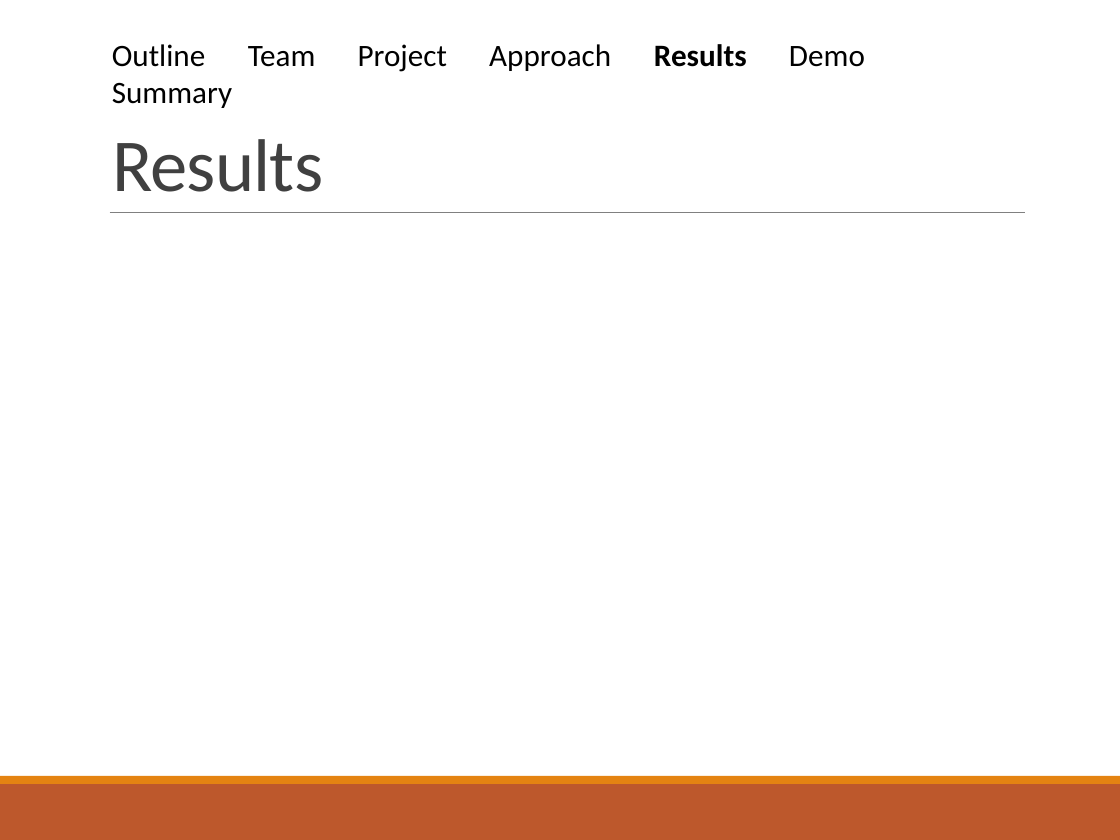
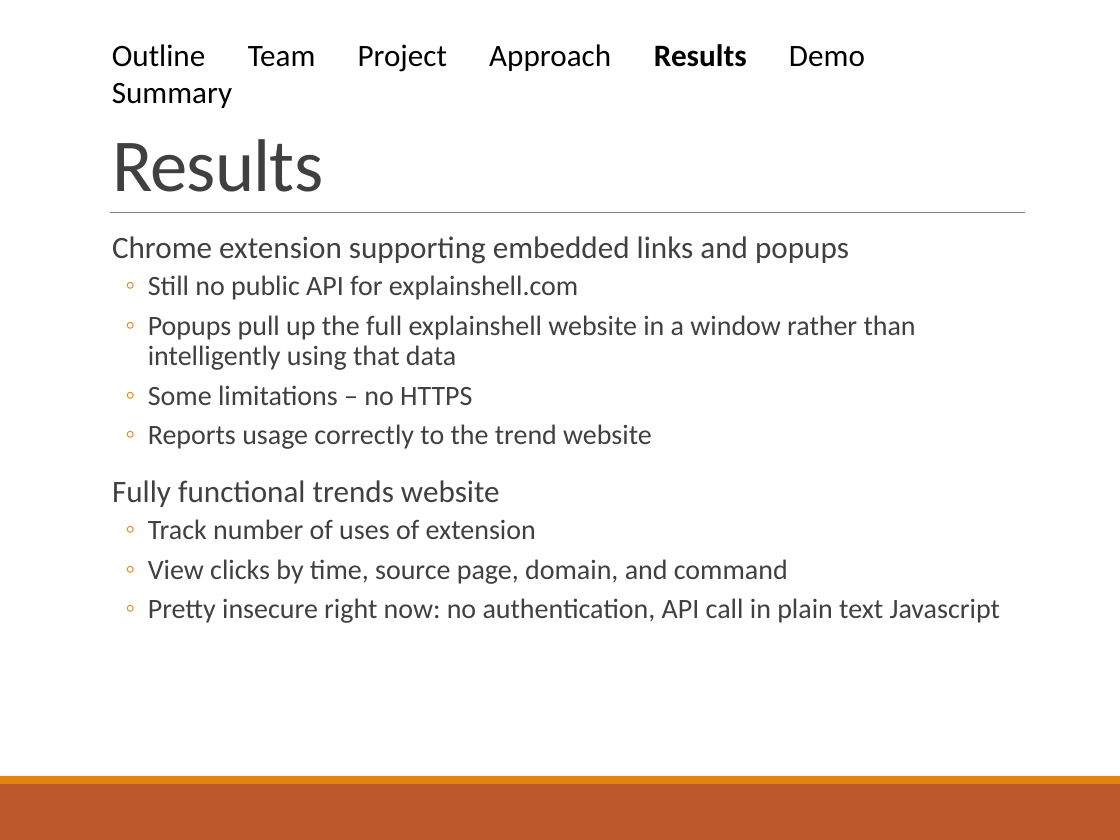
Before and after one commit to justingallagher/explainshell-for-chrome, a slide deck: slide 10 of docs/speaking-3/speaking3.pptx. Drawn at 1120x840 pixels with LibreOffice and Linux fonts; fonts in the diff are those of the drawing. Boxes give left, top, right and bottom in pixels: in the first picture for what was removed or moved away, otherwise in the second. Text is boxed around its words. In the diff, an @@ line names an element or a change of style, - is before the commit and + after.

Commit message:
Updated PPT

```diff
--- a/docs/speaking-3/speaking3.pptx
+++ b/docs/speaking-3/speaking3.pptx
@@ text added at (x1=112, y1=236, x2=1000, y2=623), 18 pt, text #404040 @@
+  Chrome extension supporting embedded links and popups
+  ◦ Still no public API for explainshell.com
+  ◦ Popups pull up the full explainshell website in a window rather than intelligently using that data
+  ◦ Some limitations – no HTTPS
+  ◦ Reports usage correctly to the trend website
+  Fully functional trends website
+  ◦ Track number of uses of extension
+  ◦ View clicks by time, source page, domain, and command
+  ◦ Pretty insecure right now: no authentication, API call in plain text Javascript
```
Also in this commit, not shown: 2 other slides changed, 1 other file.
